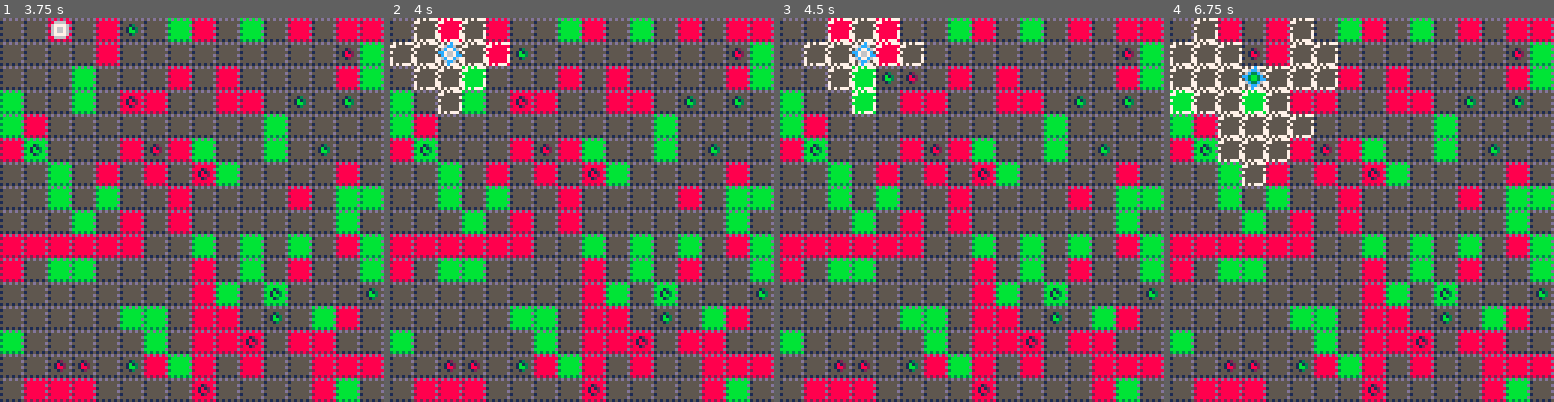
Above: before the commit, frames 1-4 (left to right).
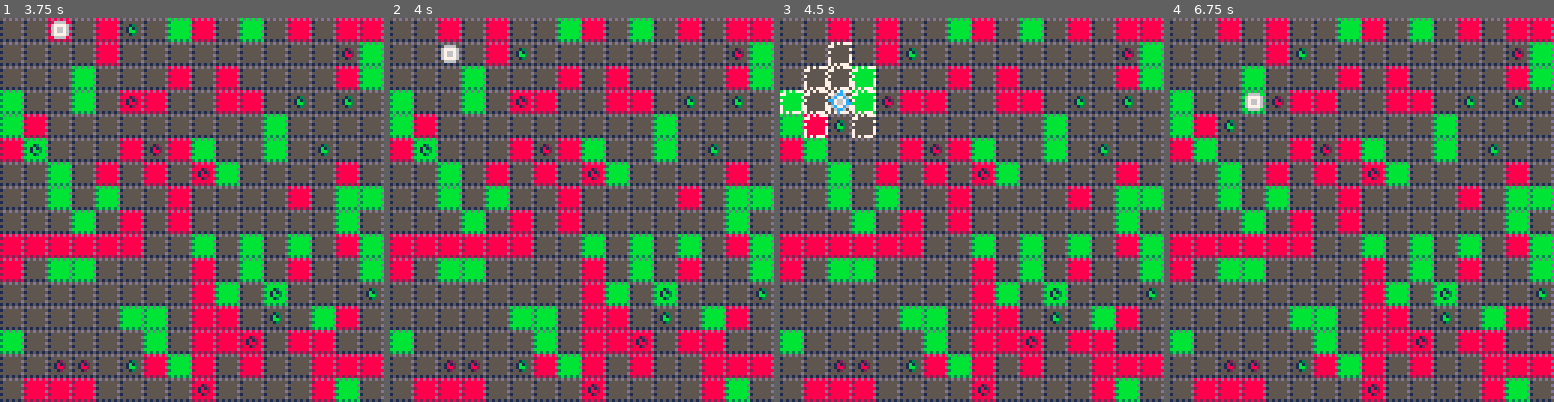
Above: after the commit, the same moments.

Repository: jcwilk/dv_prototype
Game: PICO-8 cartridge divproto.p8
Two runs of this game, one before a commit and one after it. Both use one fixed random seed, a clock stepped at 60 frames per second and the inputs below.
Inputs (mouse positions are in pixels of both pictures, inside the frame that each line leads up to):
- Up to frame 1 (3.75 s): click (280, 121) at 0.67 s; tap O (Z key) at 0.7, 1.7, 2.1, 2.5, 2.9, 3.3, 3.7 s; click (46, 267) at 1.22 s; hold Right 1.6-2.1 s; click (107, 114) at 1.77 s; hold Up 2.15-2.42 s; click (172, 259) at 2.32 s; hold Right 2.47-3.03 s; click (234, 106) at 2.87 s; hold Left 3.08-3.58 s; click (295, 256) at 3.42 s; hold Down from 3.63 s (still down)
- Up to frame 2 (4 s): release Down at 3.97 s; click (451, 102) at 3.97 s
- Up to frame 3 (4.5 s): hold Right from 4.02 s (still down); tap O (Z key) at 4.1 s
- Up to frame 4 (6.75 s): tap O (Z key) every 0.4 s from 4.5 to 6.5 s; click (1292, 248) at 4.52 s; release Right at 4.68 s; hold Up 4.73-5.03 s; click (1354, 94) at 5.07 s; hold Left 5.08-5.68 s; click (1419, 244) at 5.62 s; hold Down 5.73-6.03 s; hold Right 6.08-6.58 s; click (1481, 90) at 6.17 s; hold Right from 6.63 s (still down); click (1246, 236) at 6.72 s

Frame 1 is identical in both runs. In frame 2, 1.5% of the frame differs, in the area x 0-32%, y 0-25%; in frame 3, 2.3%; in frame 4, 3.9%, in the area x 0-44%, y 0-44%.

Commit message:
Add mouse support

Diff:
--- a/divproto.p8
+++ b/divproto.p8
@@ -88,6 +88,7 @@
 end
 
 function _init()
+ init_mouse()
  init_tiles()
  init_player()
  init_mobs()
@@ -96,10 +97,63 @@
  cls()
 end
 
+mouse=nil
+function init_mouse()
+ poke(0x5f2d, 1)
+ mouse={
+  on=false,
+  x=stat(32),
+  y=stat(33)+cam.y
+ }
+end
+
+function update_mouse()
+ local oldx=mouse.x
+ local oldy=mouse.y
+ mouse.x=stat(32)
+ mouse.y=stat(33)+cam.y
+ local click=stat(34)%2==1
+
+ if (not click) and (oldx != mouse.x or oldy != mouse.y) then
+  mouse.on=true
+ end
+
+ local tilex=flr(mouse.x/8)
+ local tiley=flr((mouse.y)/8)
+ local move
+
+ for i=1,#highlighted_moves do
+  move=highlighted_moves[i]
+  if move[1] == tilex and move[2] == tiley then
+   if move != selected_move then
+    select_move(move)
+    sfx(2)
+   end
+
+   if click and not mouse.click then
+    mouse.click=true
+    choose_move()
+    //mouse.on=false
+   end
+  end
+ end
+
+ if not click then
+  mouse.click=false
+ end
+end
+
 function _update60()
  tiles.update()
  player.update()
  particles.update()
+ update_mouse()
+
+ if player.y*8 < 60 then
+  cam.y=0
+ else
+  cam.y=player.y*8 - 60
+ end
 
  if #anims.all>0 then
   anims.tick()
@@ -135,11 +189,6 @@
 
 cam={x=0,y=0}
 function _draw()
- if player.y*8 < 60 then
-  cam.y=0
- else
-  cam.y=player.y*8 - 60
- end
  camera(cam.x,cam.y)
 
  local t
@@ -192,6 +241,11 @@
  //rectfill(0,0,23,11,0)
  //print(stat(7),0,0,6)
  //print(stat(1),0,6,6)
+ //print(stat(32),0,0,6)
+ //print(stat(34),0,6,6)
+ if mouse.on then
+  spr(6,mouse.x,mouse.y)
+ end
 end
 -->8
 player_max_path_col=4
@@ -970,11 +1024,11 @@
  end
 end
 __gfx__
-000000005d5d5d5d0000000000000000070707770000c00000000000000000000000000000000000000000000000000000000000000000000000000000000000
-0000000015555555006666000000000077000000000cc00000000000000000000000000000000000000000000000000000000000000000000000000000000000
-007007005555555d06777760000130000000000700c00c0000000000000000000000000000000000000000000000000000000000000000000000000000000000
-0007700015555555067ff760001b130070000000cc0000c000000000000000000000000000000000000000000000000000000000000000000000000000000000
-000770005555555d067ff760001bb300000000070c0000cc00000000000000000000000000000000000000000000000000000000000000000000000000000000
+000000005d5d5d5d0000000000000000070707770000c00060000000000000000000000000000000000000000000000000000000000000000000000000000000
+0000000015555555006666000000000077000000000cc00076000000000000000000000000000000000000000000000000000000000000000000000000000000
+007007005555555d06777760000130000000000700c00c0077600000000000000000000000000000000000000000000000000000000000000000000000000000
+0007700015555555067ff760001b130070000000cc0000c077000000000000000000000000000000000000000000000000000000000000000000000000000000
+000770005555555d067ff760001bb300000000070c0000cc60700000000000000000000000000000000000000000000000000000000000000000000000000000
 007007001555555506777760000130007000000700c00c0000000000000000000000000000000000000000000000000000000000000000000000000000000000
 000000005555555d006666000000000070000007000cc00000000000000000000000000000000000000000000000000000000000000000000000000000000000
 0000000015151515000000000000000070707770000c000000000000000000000000000000000000000000000000000000000000000000000000000000000000
Not shown, changed: index.js
